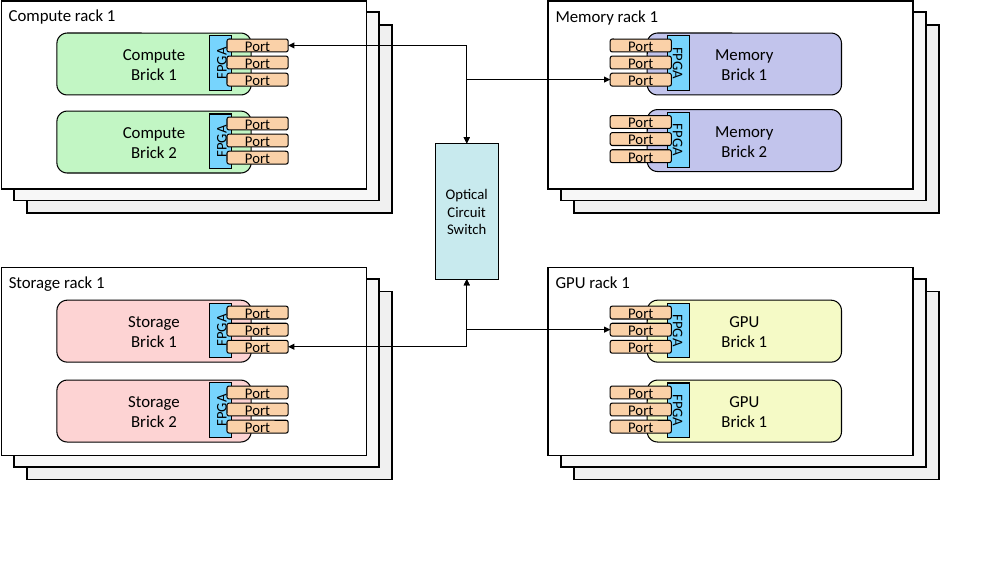
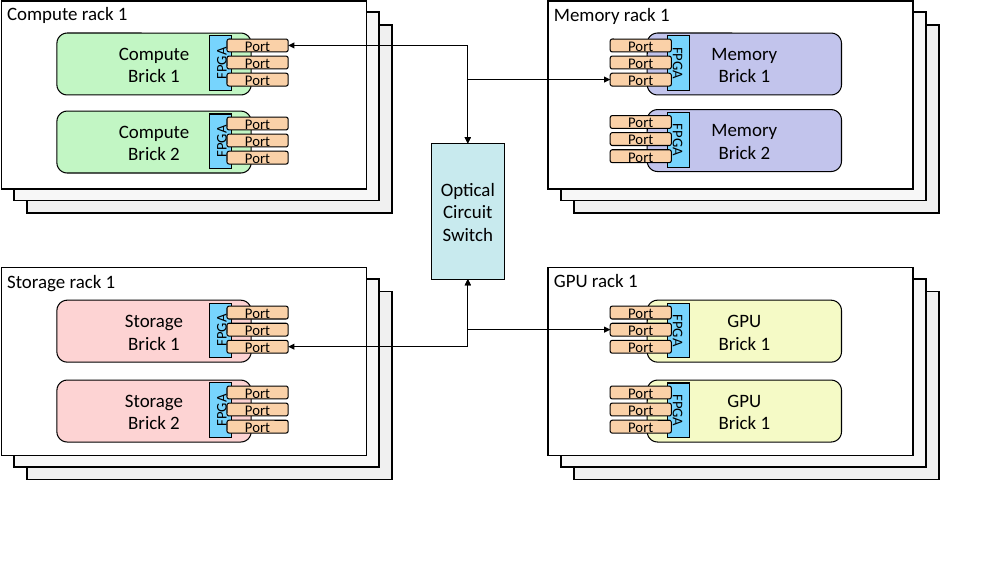
Before and after one commit to aritradhar/PhD-Thesis, a slide deck: slide 1 of chapters/background/figures/disaggregated.pptx. Drawn at 1008x567 pixels with LibreOffice and Linux fonts; fonts in the diff are those of the drawing. Boxes give left, top, right and bottom in pixels: in the first picture for what was removed or moved away, otherwise in the second. Text is boxed around its words. In the diff, an @@ line names an element or a change of style, - is before the commit and + after.

```diff
--- a/chapters/background/figures/disaggregated.pptx
+++ b/chapters/background/figures/disaggregated.pptx
@@ size 16 to 18 pt in 12 elements at (x1=57, y1=33, x2=251, y2=95), (x1=57, y1=111, x2=251, y2=173), (x1=57, y1=300, x2=251, y2=362), (x1=57, y1=380, x2=251, y2=442), (x1=647, y1=33, x2=842, y2=95), (x1=647, y1=110, x2=842, y2=172), (x1=647, y1=300, x2=842, y2=362), (x1=647, y1=380, x2=842, y2=442), (x1=554, y1=274, x2=638, y2=287), (x1=7, y1=275, x2=116, y2=292), (x1=554, y1=8, x2=670, y2=24), (x1=7, y1=7, x2=128, y2=23) @@
@@ elbow double arrow (288, 45) - (468, 144): route changed @@
@@ elbow double arrow (468, 144) - (610, 79): route changed @@
@@ rounded rectangle "Optical Circuit Switch" resized from (x1=436, y1=144, x2=499, y2=279) to (x1=431, y1=144, x2=504, y2=279) @@
@@ rounded rectangle "Optical Circuit Switch" at (x1=431, y1=144, x2=504, y2=279): size 14 to 18 pt @@
@@ elbow double arrow (468, 279) - (288, 347): route changed @@
@@ elbow double arrow (468, 279) - (610, 330): route changed @@
```
Also in this commit, not shown: 11 other files.
